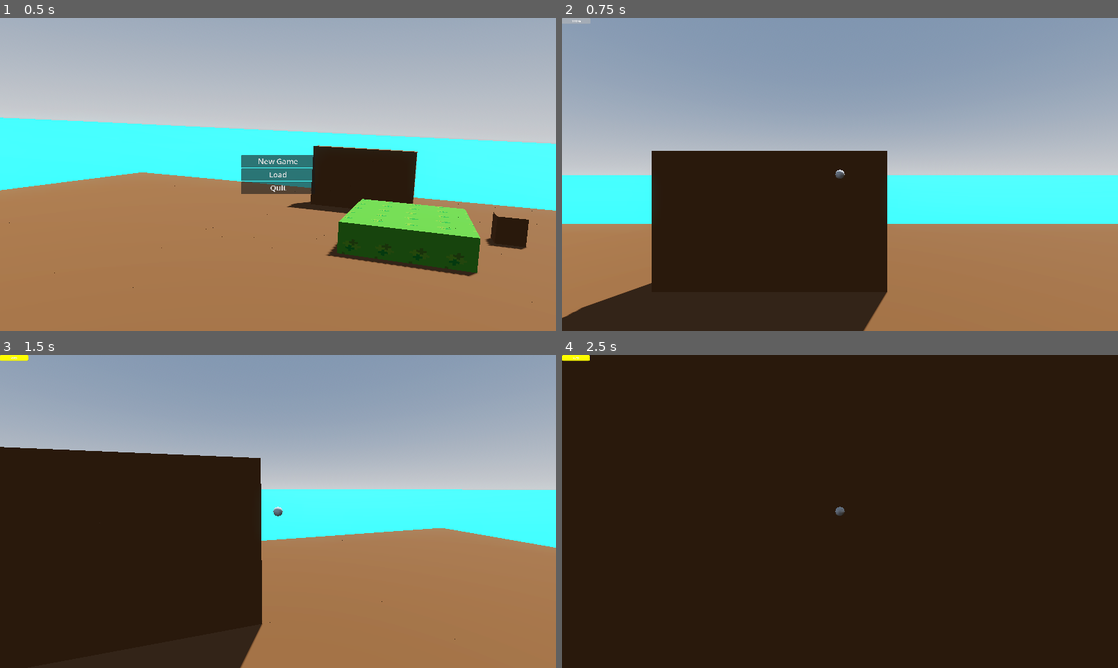
Above: before the commit, frames 1-4 (two rows, left to right).
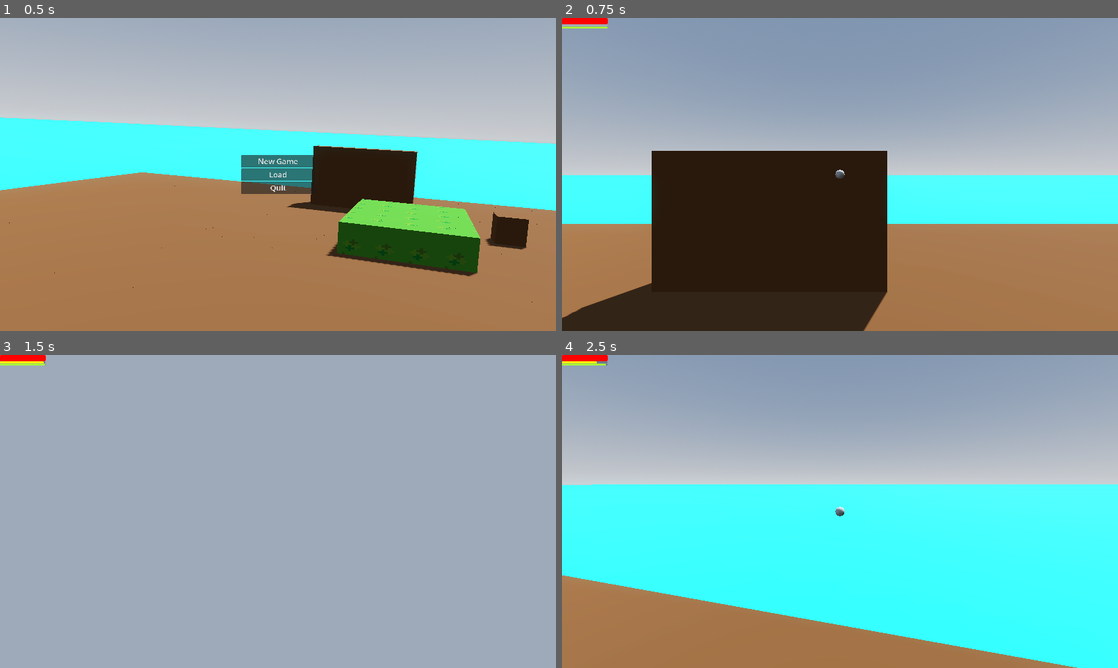
Above: after the commit, the same moments.

Repository: LilithSunzemi/Blocky-Project
Game: Godot game, scene res://scenes/main_menu.tscn
Same seed, same stepped clock (60 frames per second), same inputs: the game is played once before the commit and once after it.
Inputs (mouse positions are in pixels of both pictures, inside the frame that each line leads up to):
- Up to frame 1 (0.5 s): no input
- Up to frame 2 (0.75 s): click "New Game" at 0.5 s
- Up to frame 3 (1.5 s): tap Enter at 1.25 s; move the mouse to (305, 511) at 1.27 s; hold W (up) from 1.28 s (still down); hold Shift (sprint, bound only after the commit) from 1.28 s (still down); tap 1 (one) at 1.35 s
- Up to frame 4 (2.5 s): keep holding W (up); tap Space (jump) at 1.52, 2.27 s; move the mouse to (812, 511) at 2.02 s; release Shift (sprint, bound only after the commit) at 2.03 s; tap Shift (sprint, bound only after the commit) at 2.1 s; tap 1 (one) at 2.3 s

Frame 1 is identical in both runs. In frame 2, 0.3% of the frame differs, in the area x 0-9%, y 0-4%; in frame 3, 69%; in frame 4, 100%, in the area x 0-100%, y 0-100%.

Commit message:
Stamina, Energy, Health
Player now has 3 bars and they all work. They are health, stamina, and energy.

Diff:
--- a/project.godot
+++ b/project.godot
@@ -78,6 +78,11 @@
 "events": [Object(InputEventKey,"resource_local_to_scene":false,"resource_name":"","device":-1,"window_id":0,"alt_press …(192 unchanged characters)…
 ]
 }
+sprint={
+"deadzone": 0.2,
+"events": [Object(InputEventKey,"resource_local_to_scene":false,"resource_name":"","device":-1,"window_id":0,"alt_pressed":false,"shift_pressed":false,"ctrl_pressed":false,"meta_pressed":false,"pressed":false,"keycode":0,"physical_keycode":4194325,"key_label":0,"unicode":0,"location":0,"echo":false,"script":null)
+]
+}
 
 [physics]
 
--- a/scenes/player_v2.tscn
+++ b/scenes/player_v2.tscn
@@ -1,9 +1,11 @@
-[gd_scene load_steps=15 format=3 uid="uid://dgvtqiayph52k"]
+[gd_scene load_steps=17 format=3 uid="uid://dgvtqiayph52k"]
 
 [ext_resource type="PackedScene" uid="uid://bb72iksla7qx7" path="res://Art/models/female_body_finished.gltf" id="1_nu3eq"]
 [ext_resource type="Script" uid="uid://bvbb7dr1xlyrq" path="res://scripts/player_v2.gd" id="2_nu3eq"]
 [ext_resource type="Animation" uid="uid://b11ffmhif5onr" path="res://Art/animation/walking.res" id="3_8m7ld"]
 [ext_resource type="Script" uid="uid://dexp7wrrcg7bn" path="res://scripts/energy_bar.gd" id="4_1eehu"]
+[ext_resource type="Script" uid="uid://cq36csj3qbcir" path="res://scripts/health_bar.gd" id="5_8m7ld"]
+[ext_resource type="Script" uid="uid://bxnahvbsfpd5s" path="res://scripts/stamina_bar.gd" id="5_yq218"]
 
 [sub_resource type="CapsuleShape3D" id="CapsuleShape3D_yq218"]
 radius = 0.9
@@ -118,8 +120,29 @@
 
 [node name="EnergyBar" type="ProgressBar" parent="CanvasLayer"]
 anchors_preset = -1
-anchor_right = 0.051171876
-anchor_bottom = 0.01875
+anchor_top = 0.020833334
+anchor_right = 0.08203125
+anchor_bottom = 0.027083334
+show_percentage = false
 script = ExtResource("4_1eehu")
 player_path = NodePath("../../blockbench_export")
 metadata/_edit_use_anchors_ = true
+
+[node name="StaminaBar" type="ProgressBar" parent="CanvasLayer"]
+anchors_preset = -1
+anchor_top = 0.027777778
+anchor_right = 0.08203125
+anchor_bottom = 0.034027778
+show_percentage = false
+script = ExtResource("5_yq218")
+player_path = NodePath("../../blockbench_export")
+metadata/_edit_use_anchors_ = true
+
+[node name="HealthBar" type="ProgressBar" parent="CanvasLayer"]
+anchors_preset = -1
+anchor_right = 0.08203125
+anchor_bottom = 0.02013889
+show_percentage = false
+script = ExtResource("5_8m7ld")
+player_path = NodePath("../../blockbench_export")
+metadata/_edit_use_anchors_ = true
--- a/scripts/energy_bar.gd
+++ b/scripts/energy_bar.gd
@@ -6,8 +6,8 @@
 
 
 func _ready() -> void:
-	set_max(100.0)
-	set_value(100.0)
+	set_max(player.max_energy)
+	set_value(player.current_energy)
 	player.energy_changed.connect(_on_energy_changed)
 
 
--- /dev/null
+++ b/scripts/health_bar.gd
@@ -0,0 +1,19 @@
+extends ProgressBar
+
+@export var player_path: NodePath
+
+@onready var player: CharacterBody3D = get_node(player_path)
+
+
+func _ready() -> void:
+	set_max(player.max_health)
+	set_value(player.health)
+	player.health_changed.connect(_on_health_changed)
+	var style = get_theme_stylebox("fill", "ProgressBar").duplicate()
+	style.bg_color = Color.RED
+	add_theme_stylebox_override("fill", style)
+
+
+func _on_health_changed(new_health: float, new_max: float) -> void:
+	set_max(new_max)
+	set_value(new_health)
--- a/scripts/player_v2.gd
+++ b/scripts/player_v2.gd
@@ -2,17 +2,21 @@
 
 #--- Constants ---
 const BASE_SPEED := 10.0
+const SPRINT_MULTIPLIER := 1.75
 const ROTATION_SPEED := 0.09
 const JUMP_VELOCITY := 10.0
 const CAMERA_PIVOT_HEIGHT := 3.0
 const CAMERA_PITCH_MIN := -45.0
 const CAMERA_PITCH_MAX := 70.0
+const STARVATION_DAMAGE_INTERVAL := 5.0
 const ANIM_BLEND_PATH := "parameters/BlendSpace1D/blend_position"
 
 #--- Exports--- Note: Incase I need it in future
 @export var max_energy: float = 100.0
-@export var energy_drain_rate: float = 2.0  # per second
+@export var energy_drain_rate: float = 20.0  # per second
 @export var starvation_damage: float = 5.0  # damage per second when starving
+@export var max_health: float = 100.0
+@export var max_stamina: float = 120.0
 
 #--- Node Refrences --- Note: All of there are nodes in player_v2 scene
 @onready var camera_pivot: Node3D = $"../CameraPivot"
@@ -25,13 +29,20 @@
 var is_first_person := true
 var mouse_sensitivity := 0.002
 var speed := BASE_SPEED
+var sprint_cost: float = 10.0
 var selected: int = 0
 var direction := Vector3.ZERO
-var current_energy: float = 100.0
+var current_energy := max_energy
+var health := max_health
+var stamina := max_stamina
+var stamina_regen: float = 10.0
+var is_exhausted := false
+var starvation_damage_cooldown := 0.0
 
 
 signal energy_changed(new_value: float, max_value: float)
-
+signal health_changed(new_value: float, max_value: float)
+signal stamina_changed(new_value: float, max_value: float)
 
 func _ready() -> void: # Makes the mouse curser dissapered
 	Input.set_mouse_mode(Input.MOUSE_MODE_CAPTURED)
@@ -55,8 +66,10 @@
 	_apply_gravity(delta)
 	_handle_camera_pivot_follow()
 	_handle_body_rotation()
+	_handle_sprinting(delta)
 	_update_animation()
 	_drain_energy(delta)
+	_update_health()
 	move_and_slide()
 
 
@@ -118,7 +131,19 @@
 		rotation.y = lerp_angle(rotation.y, target_angle, ROTATION_SPEED)
 
 
+func  _handle_sprinting(delta: float) -> void:
+	if Input.is_action_pressed("sprint") and not is_exhausted and stamina > 0:
+		speed = BASE_SPEED * SPRINT_MULTIPLIER
+		_drain_stamina(sprint_cost, delta)
+	else:
+		speed = BASE_SPEED
+		_regen_stamina(delta)
+
+
 func _handle_block_interaction() -> void: #Lets player place and destroy blocks
+	if not is_first_person:
+		return
+
 	if not ray_cast_3d.is_colliding():
 		return
 
@@ -135,19 +160,47 @@
 			collider.place_block(place_pos, selected)
 
 
-func _drain_energy(delta: float) -> void:
+func _update_health():
+	health = clamp(health, 0.0, max_health)
+	health_changed.emit(health, max_health)
+
+
+func _drain_stamina(amount: float, delta: float) -> void:
+	stamina -= amount * delta
+	stamina = clamp(stamina, 0.0, max_stamina)
+	stamina_changed.emit(stamina, max_stamina)
+	if stamina <= 0:
+		is_exhausted = true
+
+
+func _regen_stamina(delta: float) -> void:
+	if is_exhausted:
+		stamina += (stamina_regen * 0.5) * delta
+		stamina_changed.emit(stamina, max_stamina)
+	else:
+		stamina += stamina_regen * delta
+		stamina_changed.emit(stamina, max_stamina)
+	stamina = clamp(stamina, 0.0, max_stamina)
+	if is_exhausted and stamina >= max_stamina:
+		is_exhausted = false
+
+
+func _drain_energy(delta: float) -> void: # Drainds energy bar if player is moving
 	if direction != Vector3.ZERO:
 		current_energy -= energy_drain_rate * delta
 		current_energy = clamp(current_energy, 0.0, max_energy)
 		energy_changed.emit(current_energy, max_energy)
 
-	if current_energy == 0.0:
+	if current_energy == 0.0: # gives consecuences of no energy
 		_take_starvation_damage(delta)
 
 
 func _take_starvation_damage(delta: float) -> void:
-	# Hook into your existing health system here
-	print("Starving! Taking damage: ", starvation_damage * delta)
+	if current_energy <= 0 and health > max_health * 0.5:
+		starvation_damage_cooldown -= delta
+		if starvation_damage_cooldown <= 0:
+			health -= starvation_damage
+			starvation_damage_cooldown = STARVATION_DAMAGE_INTERVAL
 
 
 func _update_animation() -> void: #lets the player model's animation know when player is moving to apply animations.
--- /dev/null
+++ b/scripts/stamina_bar.gd
@@ -0,0 +1,19 @@
+extends ProgressBar
+
+@export var player_path: NodePath
+
+@onready var player: CharacterBody3D = get_node(player_path)
+
+
+func _ready() -> void:
+	set_max(player.max_stamina)
+	set_value(player.stamina)
+	player.stamina_changed.connect(_on_stamina_changed)
+	var style = get_theme_stylebox("fill", "ProgressBar").duplicate()
+	style.bg_color = Color.GREEN_YELLOW
+	add_theme_stylebox_override("fill", style)
+
+
+func _on_stamina_changed(new_stamina: float, new_max: float) -> void:
+	set_max(new_max)
+	set_value(new_stamina)
Not shown, added: scripts/health_bar.gd.uid
Not shown, added: scripts/stamina_bar.gd.uid
